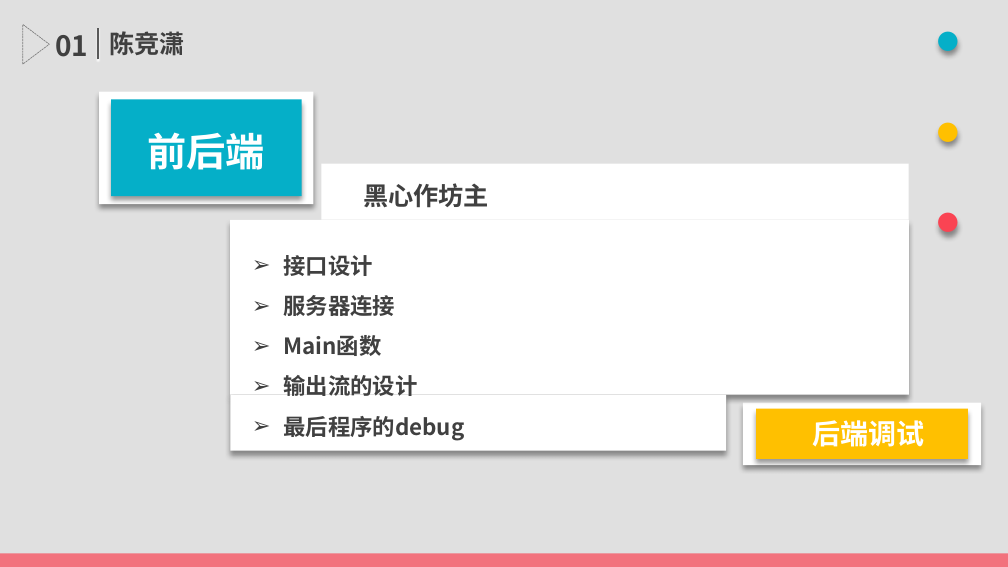
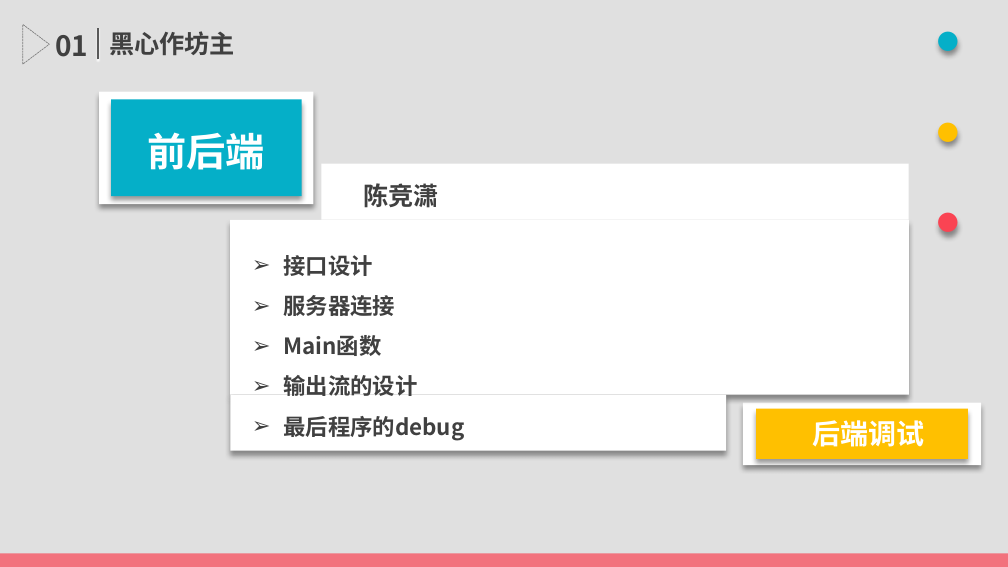
Before and after one commit to TimerChen/TrainTickets, a slide deck: slide 16 of Presentation/presentation.pptx (slide 15 before the commit). Drawn at 1008x567 pixels with LibreOffice and Linux fonts; fonts in the diff are those of the drawing. Boxes give left, top, right and bottom in pixels: in the first picture for what was removed or moved away, otherwise in the second. Text is boxed around its words. In the diff, an @@ line names an element or a change of style, - is before the commit and + after.

```diff
--- a/Presentation/presentation.pptx
+++ b/Presentation/presentation.pptx
@@ text at (109, 31, 235, 55): text changed @@
-陈竞潇
+黑心作坊主
@@ text at (363, 183, 439, 208): text changed @@
-黑心作坊主
+陈竞潇
```
Also in this commit, not shown: 7 other slides changed, 1 slide added.
